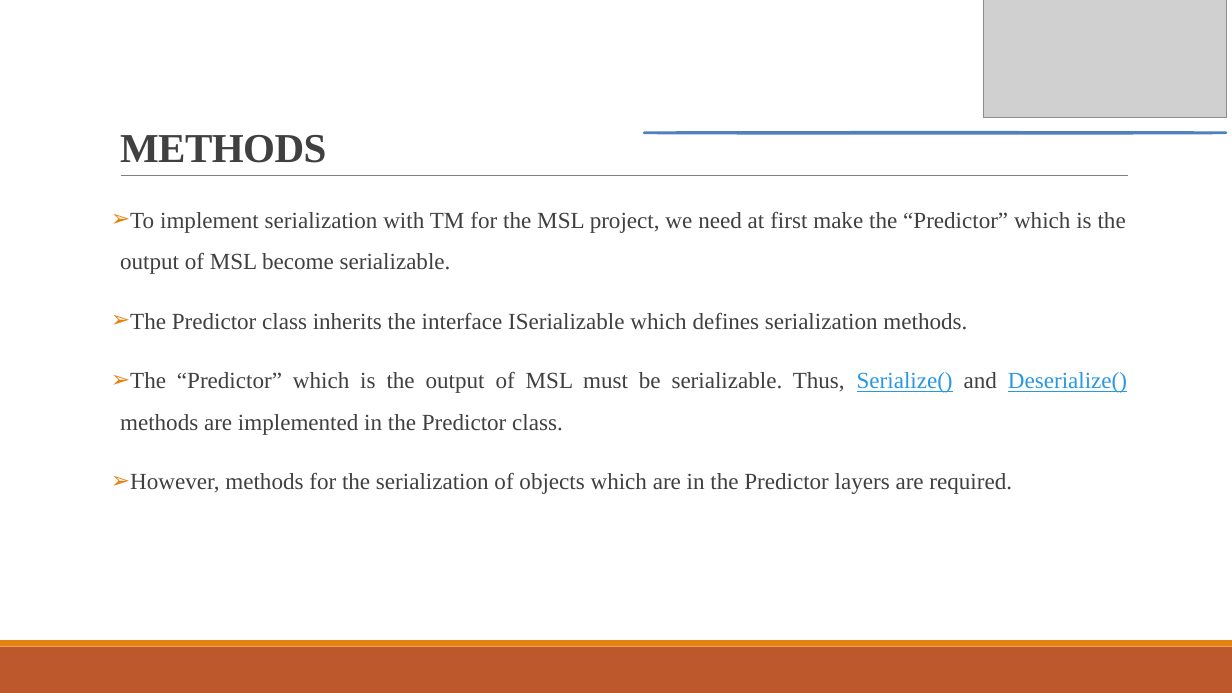
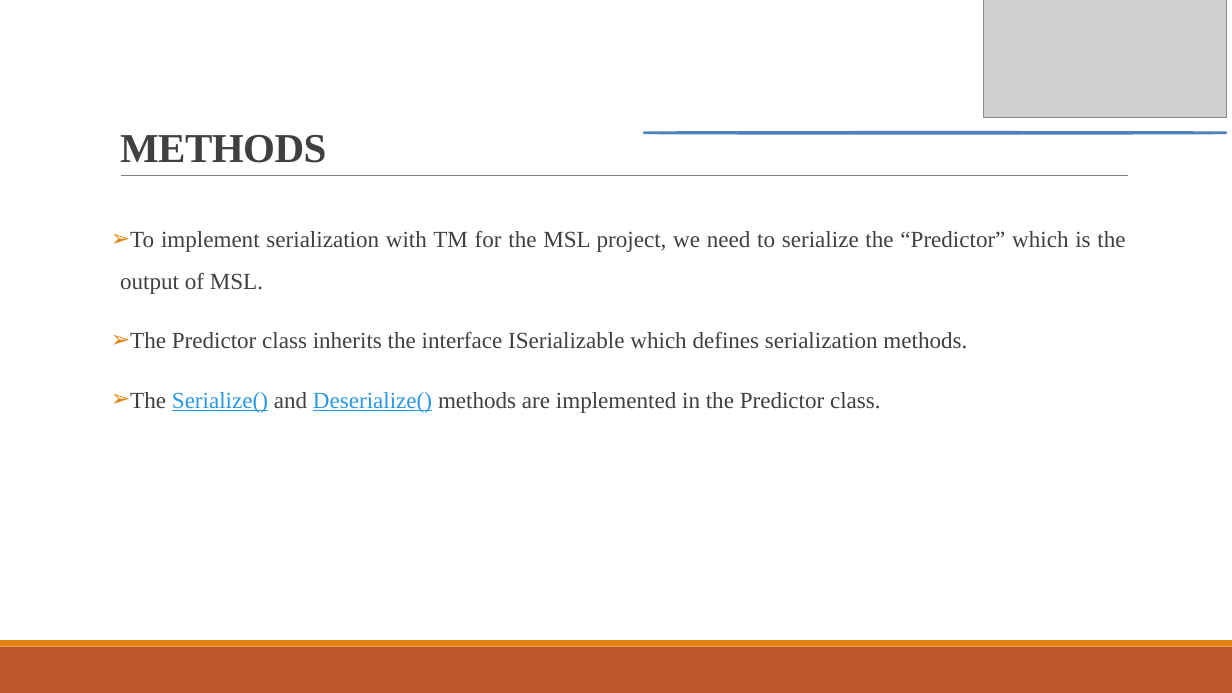
Before and after one commit to Hungbth2000/tm_msl_serialization, a slide deck: slide 3 of source/MySeProject/Documentation/Implement Temporal Memory Learning sample with Serialization.pptx (slide 4 before the commit). Drawn at 1232x693 pixels with LibreOffice and Linux fonts; fonts in the diff are those of the drawing; grey boxes stand for pictures. Boxes give left, top, right and bottom in pixels: in the first picture for what was removed or moved away, otherwise in the second. Text is boxed around its words. In the diff, an @@ line names an element or a change of style, - is before the commit and + after.

```diff
--- a/source/MySeProject/Documentation/Implement Temporal Memory Learning sample with Serialization.pptx
+++ b/source/MySeProject/Documentation/Implement Temporal Memory Learning sample with Serialization.pptx
@@ text "To implement serialization with TM ...": place and size @@
-text "To implement serialization with TM ..." at (120, 211, 1127, 494)
+text "To implement serialization with TM ..." at (120, 230, 1125, 413)
@@ text at (120, 230, 1125, 294): text changed @@
-➢ To implement serialization with TM for the MSL project, we need at first make the “Predictor” which is the output of MSL become serializable.
+➢ To implement serialization with TM for the MSL project, we need to serialize the “Predictor” which is the output of MSL.
@@ text at (130, 392, 881, 413): text changed @@
-➢ The “Predictor” which is the output of MSL must be serializable. Thus, Serialize() and Deserialize() methods are implemented in the Predictor class.
-➢ However, methods for the serialization of objects which are in the Predictor layers are required.
+➢ The Serialize() and Deserialize() methods are implemented in the Predictor class.
```
Also in this commit, not shown: 3 other slides changed, 2 slides removed, 4 other files.
